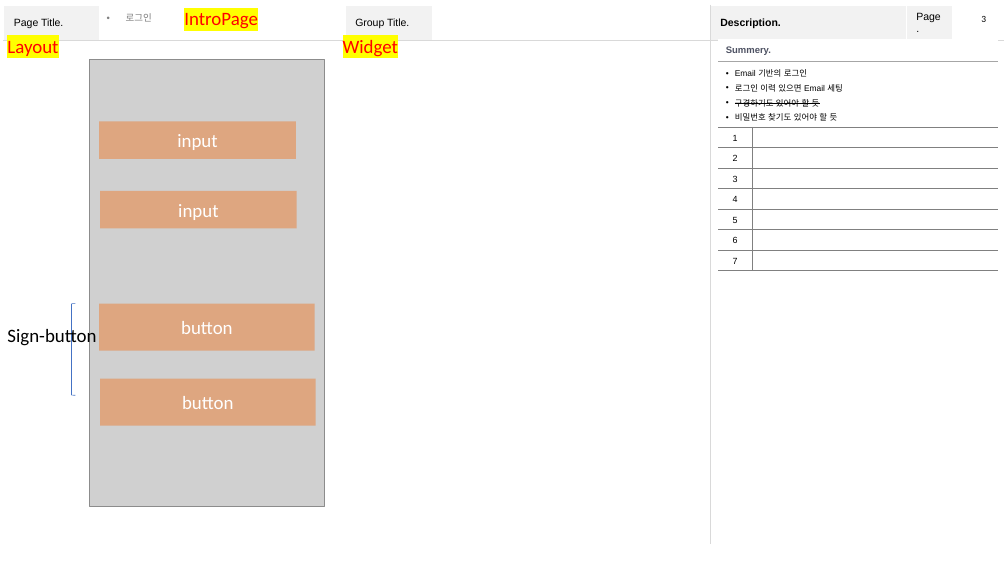
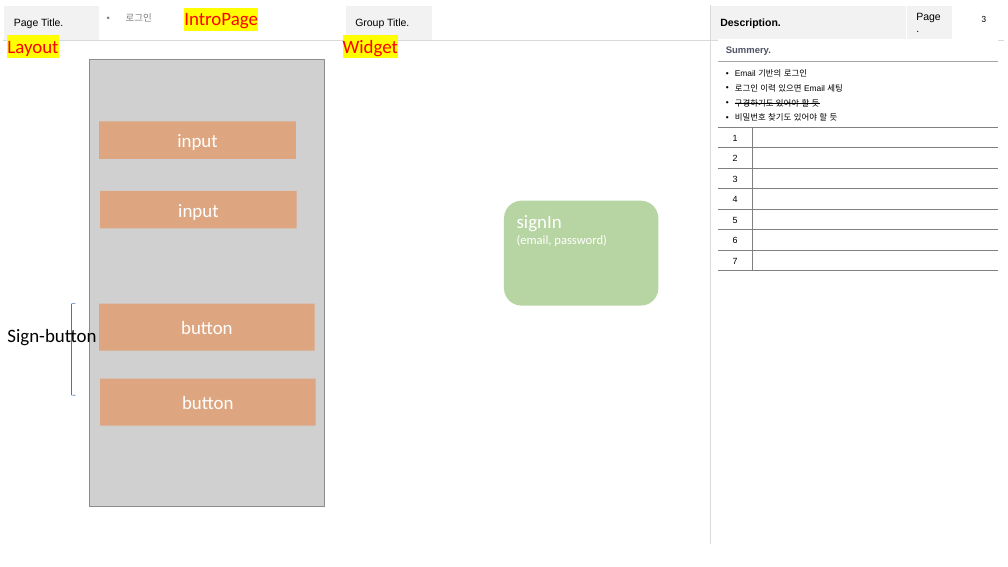
Before and after one commit to do-ockhyun/flutter-gym, a slide deck: slide 3 of 2.설계/UI - Page, Layout, Widget/분석.pptx. Drawn at 1008x567 pixels with LibreOffice and Linux fonts; fonts in the diff are those of the drawing; grey boxes stand for pictures. Boxes give left, top, right and bottom in pixels: in the first picture for what was removed or moved away, otherwise in the second. Text is boxed around its words. In the diff, an @@ line names an element or a change of style, - is before the commit and + after.

```diff
--- a/2.설계/UI - Page, Layout, Widget/분석.pptx
+++ b/2.설계/UI - Page, Layout, Widget/분석.pptx
@@ rounded rectangle added at (x1=504, y1=201, x2=659, y2=306), fill #70AD47 at 50% opacity, 12 pt, text #FFFFFF @@
+signIn
+(email, password)
```
Also in this commit, not shown: 4 other slides changed, 1 other file.
